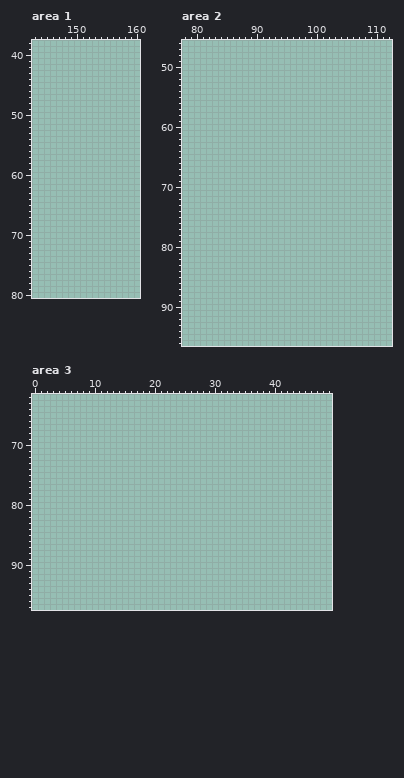
Two states of a pixel-art file, src/concept/sprite/house.aseprite. The first picture shows the starting point.
256x256 pixels, 1 frame. Colours within 5 levels of each other are drawn and written as one. Shown: area 1: x 143..160, y 38..80; area 2: x 78..112, y 46..96; area 3: x 0..49, y 62..97. The old version is drawn lined up with the new one, on the new canvas. The commit also changed other parts of the picture, which this record leaves out.
Palette (. is transparent): 
After:
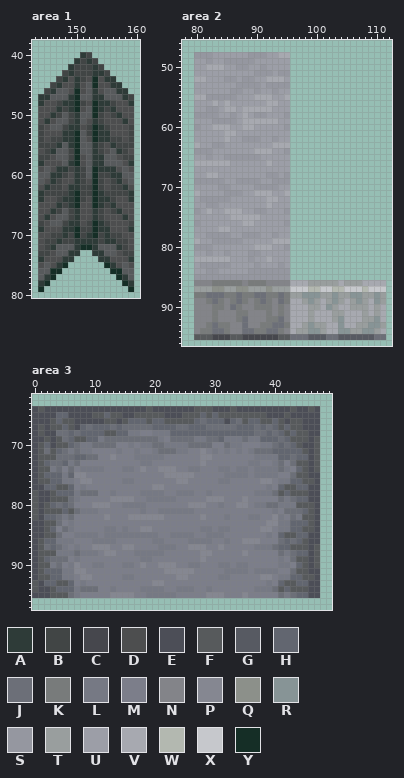
Colours new in this view: A #2e3b38  B #414545  C #46474d  D #4d4e4f  E #4c4e57  F #575a5c  G #575a62  H #626670  J #6c6f78  K #787b7b  L #767984  M #7c7e8a  N #838489  P #858791  Q #8c908a  R #879496  S #9597a0  T #999e9e  U #9c9ea7  V #a7a9b0  W #b3b8b0  X #c6c8cc  Y #152e26
Changes in this commit:
canvas 256x256 -> 384x384, the old top-left corner now at -80,0 (the part of the old canvas that was cut away was empty and is not shown)
Area 1:
y 40: x 151..152 .. -> AB
y 41: x 150..153 .... -> ABAB
y 42: x 149..154 ...... -> ABBBAB
y 43: x 148..155 ........ -> BABBBAAB
y 44: x 147..156 .......... -> BADABDYDAA
y 45: x 146..157 ............ -> BADDADFYDDAA
y 46: x 145..158 .............. -> BAFFDYDFADFFAA
y 47: x 144..159 ................ -> AAFFFAYFFAAFFFAB
y 48: x 144..159 ................ -> ADDBAAYBDYAABDDA
y 49: x 144..159 ................ -> DDDABAYDFYABADDD
y 50: x 144..159 ................ -> DDABFBAFFYBDBADD
y 51: x 144..159 ................ -> DADFFBAFDABDDDAD
y 52: x 144..159 ................ -> BDFFBAADBYABDDDB
y 53: x 144..159 ................ -> BDDDAAYFBYAADDDB
y 54: x 144..159 ................ -> BDBBAAYFDYAABBDB
y 55: x 144..159 ................ -> BBBAFAYFFABDABBB
y 56: x 144..159 ................ -> DBAFFBYFFABDFABD
y 57: x 144..159 ................ -> BBDFFBYDFAAFFDBB
y 58: x 144..159 ................ -> ADDDFAYDFAAFFFDA
y 59: x 144..159 ................ -> DFDAABABFYAAADFD
y 60: x 144..159 ................ -> FFAABDABFYBBAAFF
y 61: x 144..159 ................ -> FDABDDABDYBDBADF
y 62: x 144..159 ................ -> DABBDAABBYBDBBAD
y 63: x 144..159 ................ -> ABBBBAYBBYABBBBA
y 64: x 144..159 ................ -> ADDBAAYBDYAABDDA
y 65: x 144..159 ................ -> DDDABAYDDYABADDD
y 66: x 144..159 ................ -> DDABFBADDABDBADD
y 67: x 144..159 ................ -> DADFFBADDABDDDAD
y 68: x 144..159 ................ -> BDFFBAADBYABDDDB
y 69: x 144..159 ................ -> ADDDAAYBBYAADDDA
y 70: x 144..159 ................ -> DDBBABYBAYBABBDD
y 71: x 144..159 ................ -> DBBABBAAAABAABBD
y 72: x 144..159 ................ -> DBAFFFAYYAFFFABD
y 73: x 144..150 ....... -> BBDFFAA; x 153..159 ....... -> AAFFDBB
y 74: x 144..149 ...... -> ADDDAA; x 154..159 ...... -> AADDDA
y 75: x 144..148 ..... -> DFDAY; x 155..159 ..... -> YADFD
y 76: x 144..147 .... -> FFYY; x 156..159 .... -> YYFF
y 77: x 144..146 ... -> FAY; x 157..159 ... -> YAF
y 78: x 144..145 .. -> AY; x 158..159 .. -> YA
y 79: x 144 . -> Y; x 159 . -> Y
Area 2:
y 48: x 80..95 ................ -> SSSUUUUUUSSSUUVV
y 49: x 80..95 ................ -> UUSUUSSSSSUUUUUU
y 50: x 80..95 ................ -> UUVVVUUSSUUSUUUU
y 51: x 80..95 ................ -> UUUUUUUUUUSSSUSS
y 52: x 80..95 ................ -> VVUUUSSUSSUUVVVU
y 53: x 80..95 ................ -> UUUUUUUSSSSUSSSS
y 54: x 80..95 ................ -> UUUUUUSSUUSUUSUU
y 55: x 80..95 ................ -> VVSSSSSUUUVVVUUV
y 56: x 80..95 ................ -> UUUVUVUUUUUUVVUU
y 57: x 80..95 ................ -> UUSSUVVUVVVVVUUU
y 58: x 80..95 ................ -> SSSSUUSUVUSSUUUS
y 59: x 80..95 ................ -> UUUSSSSUVVVVVVUU
y 60: x 80..95 ................ -> SUUVVVUUVVUUUUUS
y 61: x 80..95 ................ -> UUUUUVVUUUUUUUUU
y 62: x 80..95 ................ -> UUUUUVUUSSSUUSUU
y 63: x 80..95 ................ -> VUUSSUUUUUUUUVVV
y 64: x 80..95 ................ -> SSSUUUUUUUVVVUUS
y 65: x 80..95 ................ -> UUSUUSSSSSSUUUUU
y 66: x 80..95 ................ -> VVVVVVUUUUUUVUUU
y 67: x 80..95 ................ -> UUUUUUUUUUUUUUUU
y 68: x 80..95 ................ -> UUVVUUUUUUUUSSUS
y 69: x 80..95 ................ -> SSSSSUUSSSSUUSSS
y 70: x 80..95 ................ -> UUUUSSUUUUSSSSUU
y 71: x 80..95 ................ -> VUUUUSSSUUVVVUUV
y 72: x 80..95 ................ -> USSSSSUUUUUUVVUU
y 73: x 80..95 ................ -> UUSSUUUUUUUUVUUU
y 74: x 80..95 ................ -> SUVUUVVVUUSSUUUS
y 75: x 80..95 ................ -> UUUUUUVVVVVUUUUU
y 76: x 80..95 ................ -> SUUUUUUUVVUUUUUS
y 77: x 80..95 ................ -> UUUUVVUUUUUUUUUU
y 78: x 80..95 ................ -> UUSSSSUUSSSUUSUU
y 79: x 80..95 ................ -> VUUSSSSSUUUUUVVV
y 80: x 80..95 ................ -> SSSUUUUUUUVVVUUS
y 81: x 80..95 ................ -> UUSUUSUUUSSUUUUU
y 82: x 80..95 ................ -> VVVVVVUUUSUUVUUU
y 83: x 80..95 ................ -> USSSSSUUUUSUUUSU
y 84: x 80..95 ................ -> UUSSUUUUUSSSSSSS
y 85: x 80..95 ................ -> SSSSSSSSSSSSSSSS
y 86: x 80..111 ................................ -> NNNKKKKKNKKKNNNNVVVTTTTTVTTTVVVV
y 87: x 80..111 ................................ -> TTTQQTTQQTTTQTTTXXXWWXXWWXXXWXXX
y 88: x 80..111 ................................ -> KKJJJKKJKKJJKKJKTTRRRTTRTTRRTTRT
y 89: x 80..111 ................................ -> NNKJKNKJKNKJKNJKVVTRTVTRTVTRTVRT
y 90: x 80..111 ................................ -> NNNKKNJKNNKKKNKNVVVTTVRTVVTTTVTV
y 91: x 80..111 ................................ -> NNNKNNNKKNNNKNKNVVVTVVVTTVVVTVTV
y 92: x 80..111 ................................ -> NNNKNNNKJNNNKKJNVVVTVVVTRVVVTTRV
y 93: x 80..111 ................................ -> NNKJKKNNJNNKKJJKVVTRTTVVRVVTTRRT
y 94: x 80..111 ................................ -> NKKJJKNNJJKKJJKNVTTRRTVVRRTTRRTV
y 95: x 80..111 ................................ -> FFFCCCFFCCCCCCFFJJJGGGJJGGGGGGJJ
Area 3:
y 64: x 0..47 ................................................ -> EFEEEEEEEEEEEEEEEEEFEEEEEEEFFFEEEFEEEEEEEEEFEEFE
y 65: x 0..47 ................................................ -> EEEEHHEEEEFFHFFEEFFFFFEEEFFFHFHFFFFFFFFEEEFEEEEE
y 66: x 0..47 ................................................ -> EEEFHFFEEEEEFFEFHHHFHHFFFFFHJHHHEHJFHHFFHFEFFEEE
y 67: x 0..47 ................................................ -> EFEFFHFEHJHHHJHJJJJJHHHHJJHHHJJJJJHHHJHJHFHFFEEE
y 68: x 0..47 ................................................ -> EFEEJJHJHHHHFFHHLLMMLLLHHHHHHHHHHHHHHJJHJHFHFFEE
y 69: x 0..47 ................................................ -> EEFEFJHFFHHLJJJJJJJJJLMJJJJLLJJHLLLJLLHHHJHFFFEF
y 70: x 0..47 ................................................ -> EFHEFFHJLLJJJJMMLMLLJJLLLLJJJJMMJLLMMMLLJHJHFEEF
y 71: x 0..47 ................................................ -> EFJFHJLJLLMMMMLMMLMMLJJJLLMMPMLMLMLMLJJJHHHHHFEF
y 72: x 0..47 ................................................ -> EFFFJJJHHJJMMPMMMLLLLLMMMMMMPPMMMMMMMLLLLHHJHHEF
y 73: x 0..47 ................................................ -> EFHJJHLJMMMMMMMMMMLLMMMMMMMMPMMMMMMMLLMMLJMJFFEF
y 74: x 0..47 ................................................ -> EFFLJMJMLLLLMMMLLMPMMPPPMMLLMMMLLMLLMLLLLJLMHFEF
y 75: x 0..47 ................................................ -> EFHHHLHPPMMMMMMMMMMMMMPPPPPMMMMMLLLLMLLLLMMJFFEE
y 76: x 0..47 ................................................ -> EFFHHLLMPPMMMMMLLMMMMMMMPPMMMMMLLMMMMMPPMLLHHFFE
y 77: x 0..47 ................................................ -> EEHHFFHMLMMMMMMMMMMMPPMMMMMMMMMMMMMMMMMLMHFFHHEE
y 78: x 0..47 ................................................ -> FEEFHHHLJJJMMLMMMMLLLLMMLLLMMLMMMMMMMLLLJFHFFFEE
y 79: x 0..47 ................................................ -> FEEFFFJLMMMMMPPPPMMLLLLLMMMMMPPPMMMPMMMMMJLJHHEE
y 80: x 0..47 ................................................ -> FEFHJHJMMMPPPMMLLLLMMMMMMMPPPMMLMMPPMLLJJLLLFFFE
y 81: x 0..47 ................................................ -> FEFFFHFJLLLMMMMMMMLMMLLLLLLMMMMMMMMMMMMMLMJJJHFE
y 82: x 0..47 ................................................ -> FEHHJLJMMMMMPMMMPPPPPPMMMMMMPMMMLMMMLLMMPLMJLFFE
y 83: x 0..47 ................................................ -> EEFFJMLMMMMMMMMMMMMMMMMMMMMMMMMMMMMMMMMPPLLHHHFE
y 84: x 0..47 ................................................ -> EEFHMJLMMMMMLLMLMMPPMMMMMMMMLLMLLMMMMMPPMLLHHFFE
y 85: x 0..47 ................................................ -> EEFFJMMLLLLMLLLLLLLLLMMLLLLMMLLLMMMMMMMLMHFFHHEE
y 86: x 0..47 ................................................ -> EFHHLLLMMMLLLLMMMMMMLLMMMMLLLLMMLMMPPPMMMJHJHFEE
y 87: x 0..47 ................................................ -> EFJHJLMLMMPPPMMPPMMMMLLLMMPPPMMPMMMMMLLLJHHFFFEF
y 88: x 0..47 ................................................ -> EFFFLLLJLLLMPPMMMLLLLLMMMMMMPPMMMMMPMMMMMJLJHHEF
y 89: x 0..47 ................................................ -> EFHJJJMLMMMMMMMMMMLLMMMMMMMMPMMMMMMMMMMMMLMJFFEF
y 90: x 0..47 ................................................ -> EFFLJMLPMMLLMMMLLMPMMPPPMMLLMMMLLMLLMMMMMLLMHFEF
y 91: x 0..47 ................................................ -> EFHHHLLPPMMMMMMMMMMMMMPPPPPMMMMMLLLLMLLLLMMJFFEE
y 92: x 0..47 ................................................ -> EFFHHLLMPPMMMMMLLMMMMMMMPPMMMMMLLMMMMMPPMLLHHFFE
y 93: x 0..47 ................................................ -> FEHHFFHMLMMMMMMMMMMMPPMMMMMMMMMMMMMMMMMLMHFFHHEE
y 94: x 0..47 ................................................ -> FEEFHHHLJJJMMLMMMMLLLLMMLLLMMLMMMMMMMLLLJFHFFFEE
y 95: x 0..47 ................................................ -> EEEFFFJLMMMMMPPPPMMLLLLLMMMMMPPPMMMPMMMMMJLJHHEE
